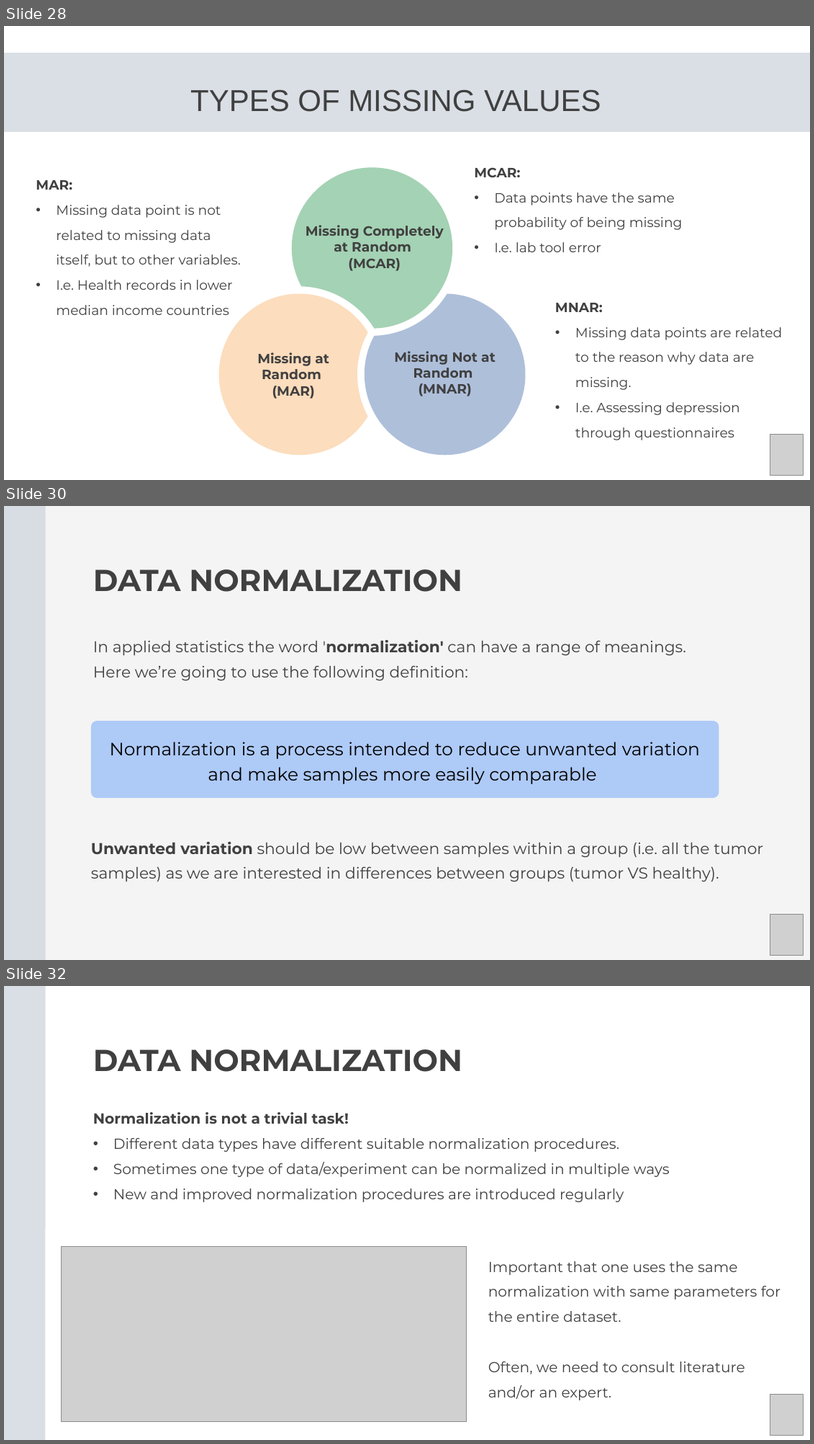
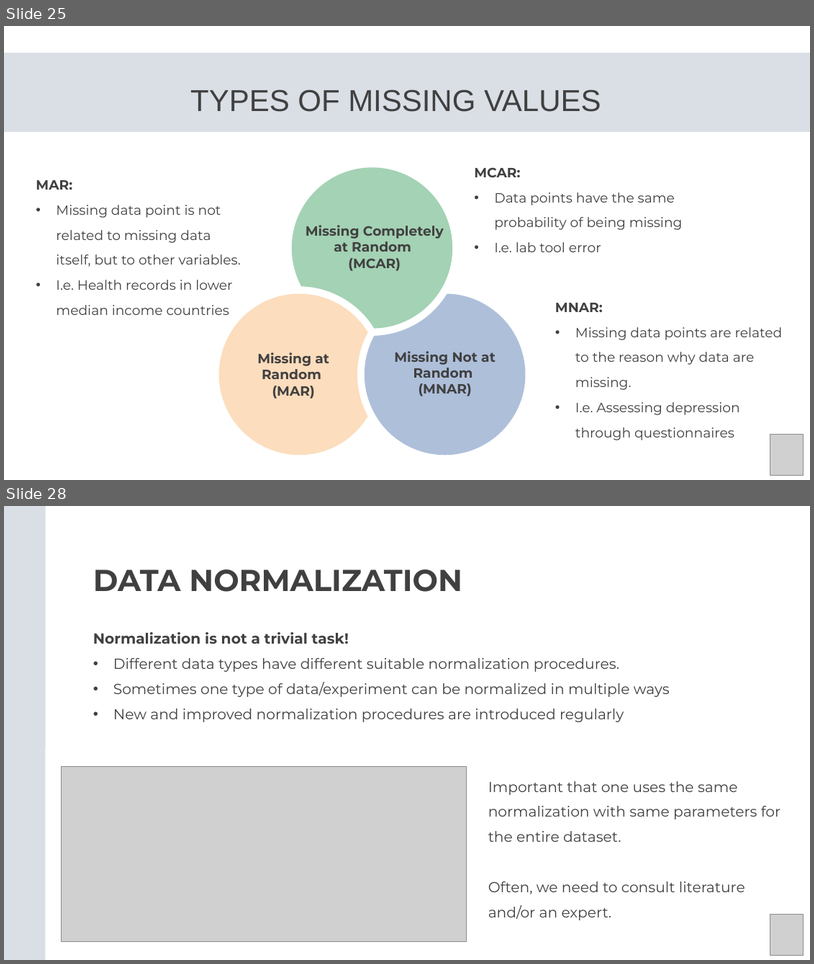
Before and after one commit to Center-for-Health-Data-Science/Foundations-of-Health-Data-Science, a slide deck: Slides/FHDS_Exploratory_Data_Analysis_Part2.pptx. Shown one above the other, each under a label of ours: slides 28, 30 and 32 before the commit, slides 25 and 28 after it; the slides between them are not shown. The pictures are 814x1444 and 814x964 pixels, drawn with LibreOffice and Linux fonts; fonts in the diff are those of the drawing; grey boxes stand for pictures. Boxes give left, top, right and bottom in pixels: in the first picture for what was removed or moved away, otherwise in the second. Text is boxed around its words. In the diff, an @@ line names an element or a change of style, - is before the commit and + after.

```diff
--- a/Slides/FHDS_Exploratory_Data_Analysis_Part2.pptx
+++ b/Slides/FHDS_Exploratory_Data_Analysis_Part2.pptx
@@ slide 30 removed at bbox=[4, 506, 810, 960], background #F4F4F4 @@
@@ freeform shape removed at bbox=[4, 506, 46, 960] @@
@@ text removed at bbox=[93, 569, 463, 592] @@
-DATA NORMALIZATION
@@ text removed at bbox=[93, 640, 687, 681] @@
-In applied statistics the word 'normalization' can have a range of meanings.
-Here we’re going to use the following definition:
@@ freeform shape removed at bbox=[91, 721, 719, 798] @@
@@ text removed at bbox=[110, 741, 700, 784] @@
-Normalization is a process intended to reduce unwanted variation and make samples more easily comparable
@@ text removed at bbox=[91, 842, 764, 882] @@
-Unwanted variation should be low between samples within a group (i.e. all the tumor samples) as we are interested in differences between groups (tumor VS healthy).
@@ picture removed at bbox=[770, 914, 803, 955] @@
@@ what was slide 28 is now slide 25 @@
@@ what was slide 32 is now slide 28 @@
```
Also in this commit, not shown: 4 slides changed, 3 slides added, 6 other slides removed.
